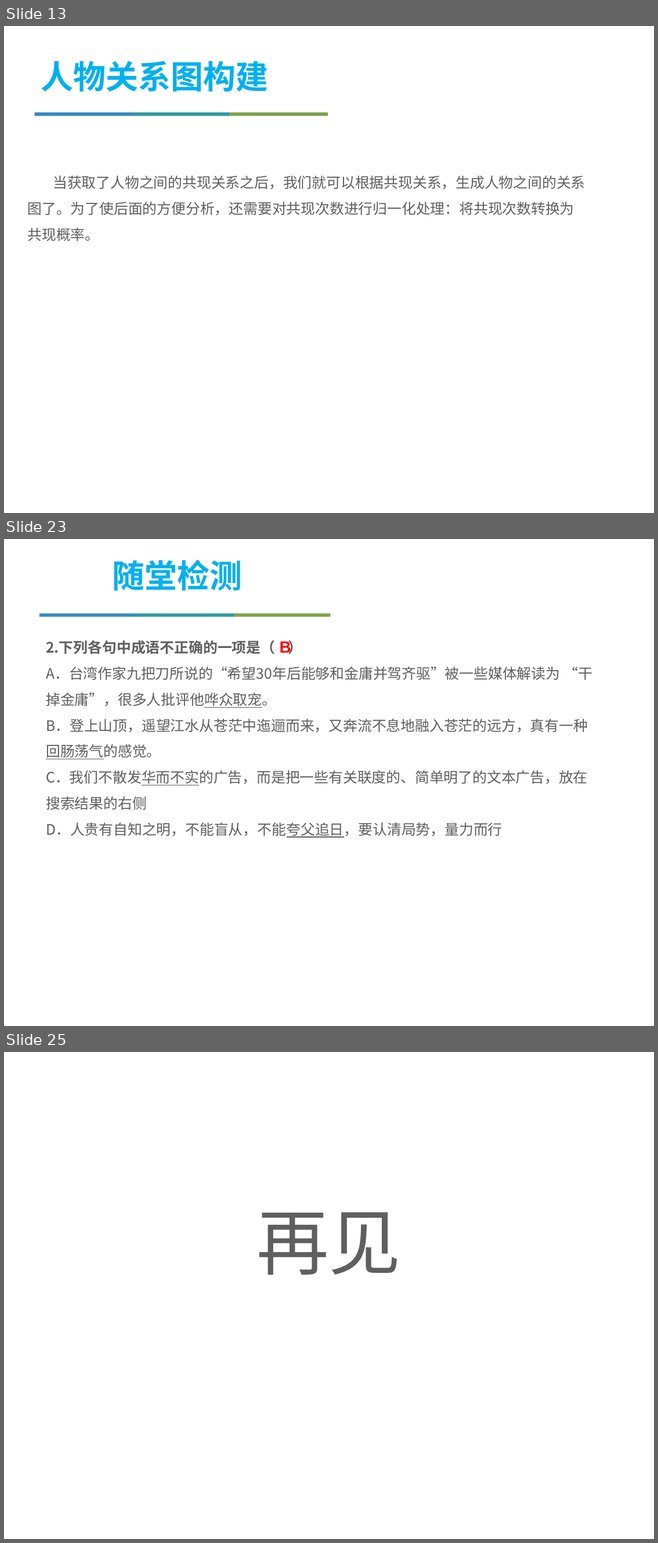
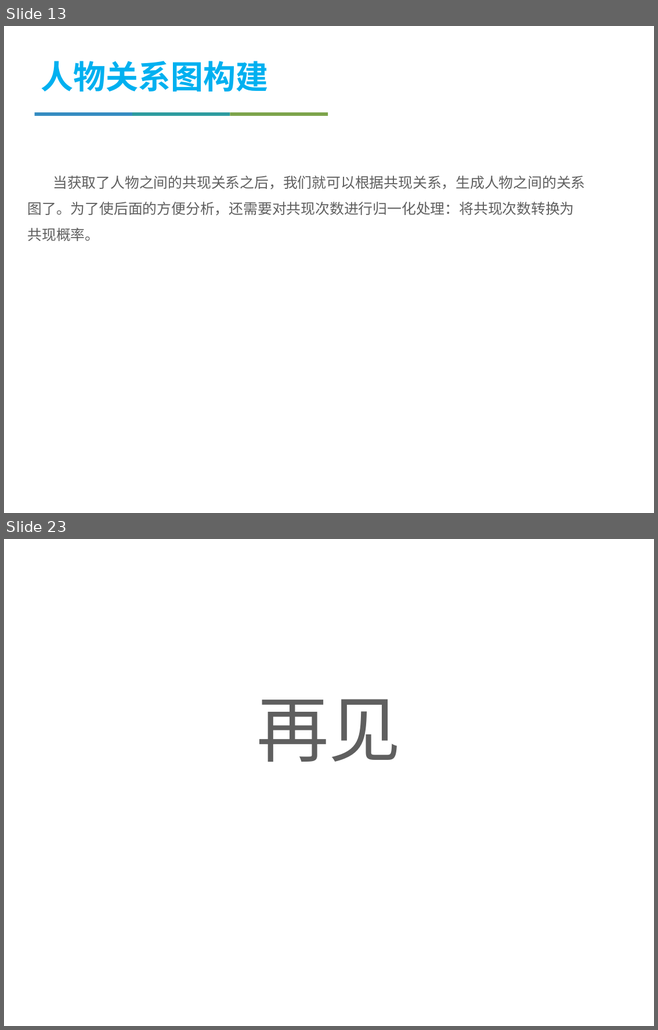
Before and after one commit to jiyizheng/bigdata, a slide deck: mp.pptx. Shown one above the other, each under a label of ours: slides 13, 23 and 25 before the commit, slides 13 and 23 after it; the slides between them are not shown. The pictures are 658x1543 and 658x1030 pixels, drawn with LibreOffice and Linux fonts; fonts in the diff are those of the drawing; background and template pictures are left out. Boxes give left, top, right and bottom in pixels: in the first picture for what was removed or moved away, otherwise in the second. Text is boxed around its words. In the diff, an @@ line names an element or a change of style, - is before the commit and + after.

```diff
--- a/mp.pptx
+++ b/mp.pptx
@@ slide 23 removed at (x1=4, y1=539, x2=654, y2=1026), background #FFFFFF @@
@@ text removed at (x1=112, y1=560, x2=242, y2=591) @@
-随堂检测
@@ rectangle removed at (x1=40, y1=614, x2=138, y2=617) @@
@@ rectangle removed at (x1=136, y1=614, x2=233, y2=617) @@
@@ rectangle removed at (x1=233, y1=614, x2=331, y2=617) @@
@@ text removed at (x1=46, y1=641, x2=593, y2=838) @@
-2.下列各句中成语不正确的一项是（ ）
-A．台湾作家九把刀所说的“希望30年后能够和金庸并驾齐驱”被一些媒体解读为 “干掉金庸”，很多人批评他哗众取宠。
-B．登上山顶，遥望江水从苍茫中迤逦而来，又奔流不息地融入苍茫的远方，真有一种回肠荡气的感觉。
-C．我们不散发华而不实的广告，而是把一些有关联度的、简单明了的文本广告，放在搜索结果的右侧
-D．人贵有自知之明，不能盲从，不能夸父追日，要认清局势，量力而行
@@ text removed at (x1=280, y1=640, x2=291, y2=656) @@
-B
@@ what was slide 25 is now slide 23 @@
```
Also in this commit, not shown: 9 slides changed, 7 slides added, 9 other slides removed, 2 other files.
